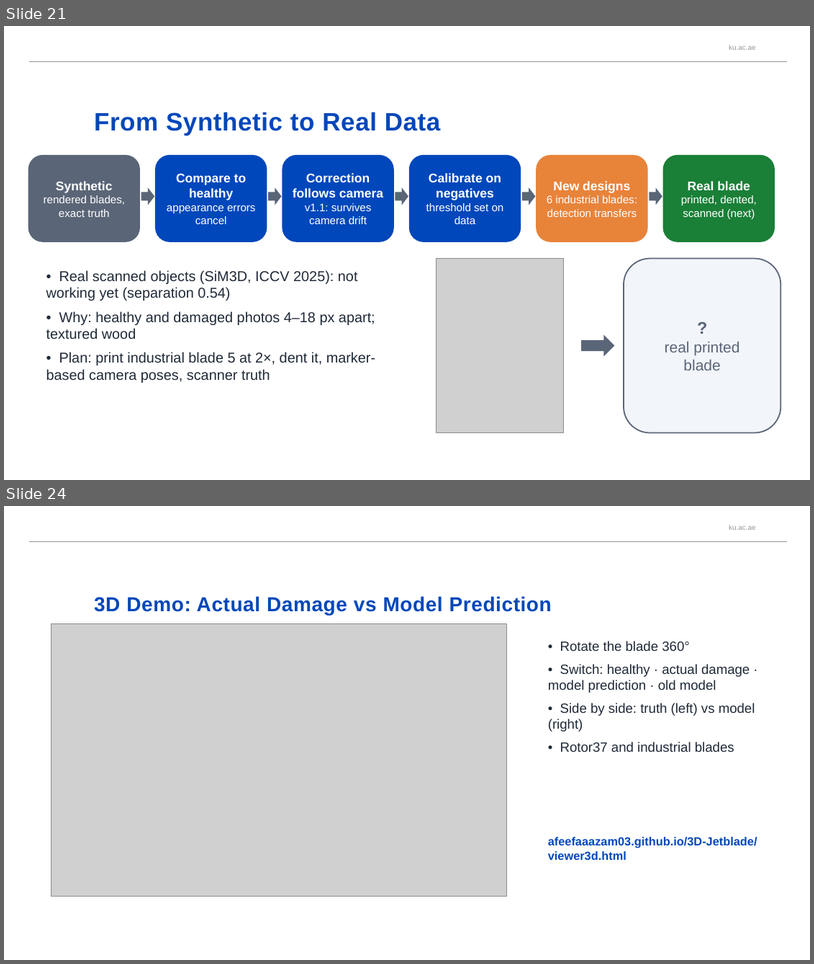
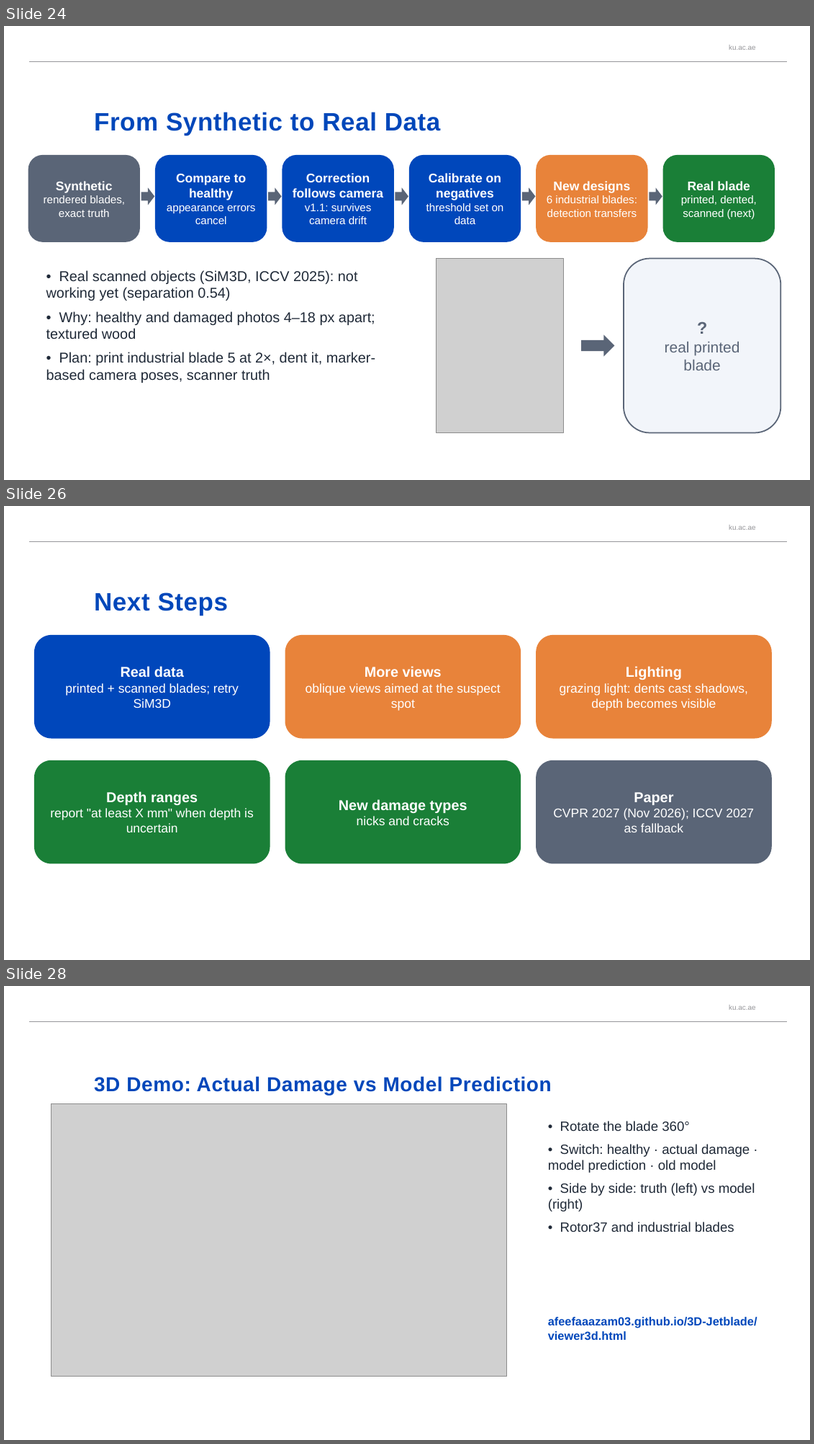
Before and after one commit to afeefaaazam03/3D-Jetblade, a slide deck: media/BladeDelta_presentation.pptx. Shown one above the other, each under a label of ours: slides 21 and 24 before the commit, slides 24, 26 and 28 after it; the slides between them are not shown. The pictures are 814x964 and 814x1444 pixels, drawn with LibreOffice and Linux fonts; fonts in the diff are those of the drawing; grey boxes stand for pictures; background and template pictures are left out. Boxes give left, top, right and bottom in pixels: in the first picture for what was removed or moved away, otherwise in the second. Text is boxed around its words. In the diff, an @@ line names an element or a change of style, - is before the commit and + after.

```diff
--- a/media/BladeDelta_presentation.pptx
+++ b/media/BladeDelta_presentation.pptx
@@ slide 26 added at [4, 506, 810, 960], background #FFFFFF; not listed: 2 template elements that a slide beside it also shows @@
@@ title added at [94, 592, 229, 615], 30 pt, text #0047BA, bold @@
+Next Steps
@@ rounded rectangle added at [34, 635, 270, 739], fill #0047BB, 15 pt, text #FFFFFF @@
+Real data
+printed + scanned blades; retry SiM3D
@@ rounded rectangle added at [286, 635, 521, 739], fill #E8833A, 15 pt, text #FFFFFF @@
+More views
+oblique views aimed at the suspect spot
@@ rounded rectangle added at [536, 635, 772, 739], fill #E8833A, 15 pt, text #FFFFFF @@
+Lighting
+grazing light: dents cast shadows, depth becomes visible
@@ rounded rectangle added at [34, 760, 270, 864], fill #1A7F37, 15 pt, text #FFFFFF @@
+Depth ranges
+report "at least X mm" when depth is uncertain
@@ rounded rectangle added at [286, 760, 521, 864], fill #1A7F37, 17 pt, text #FFFFFF, bold @@
+New damage types
+nicks and cracks
@@ rounded rectangle added at [536, 760, 772, 864], fill #5A6577, 15 pt, text #FFFFFF @@
+Paper
+CVPR 2027 (Nov 2026); ICCV 2027 as fallback
@@ what was slide 21 is now slide 24 @@
@@ what was slide 24 is now slide 28 @@
```
Also in this commit, not shown: 2 slides changed, 4 other slides added, 1 slide removed.
